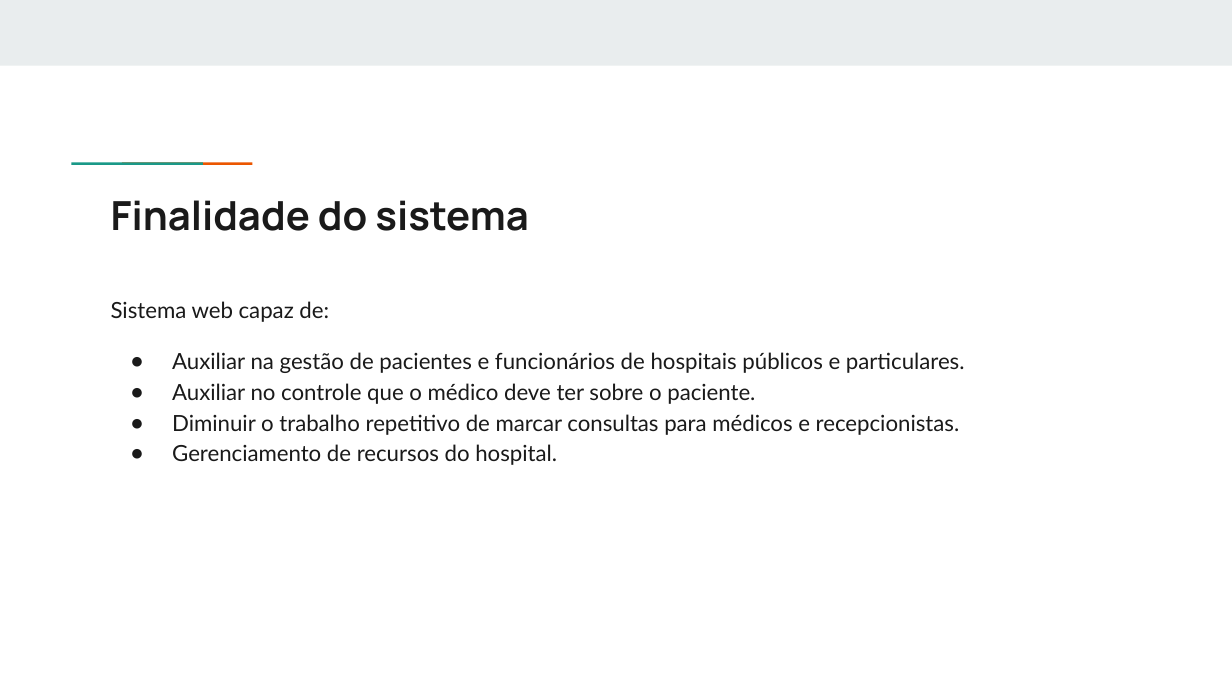
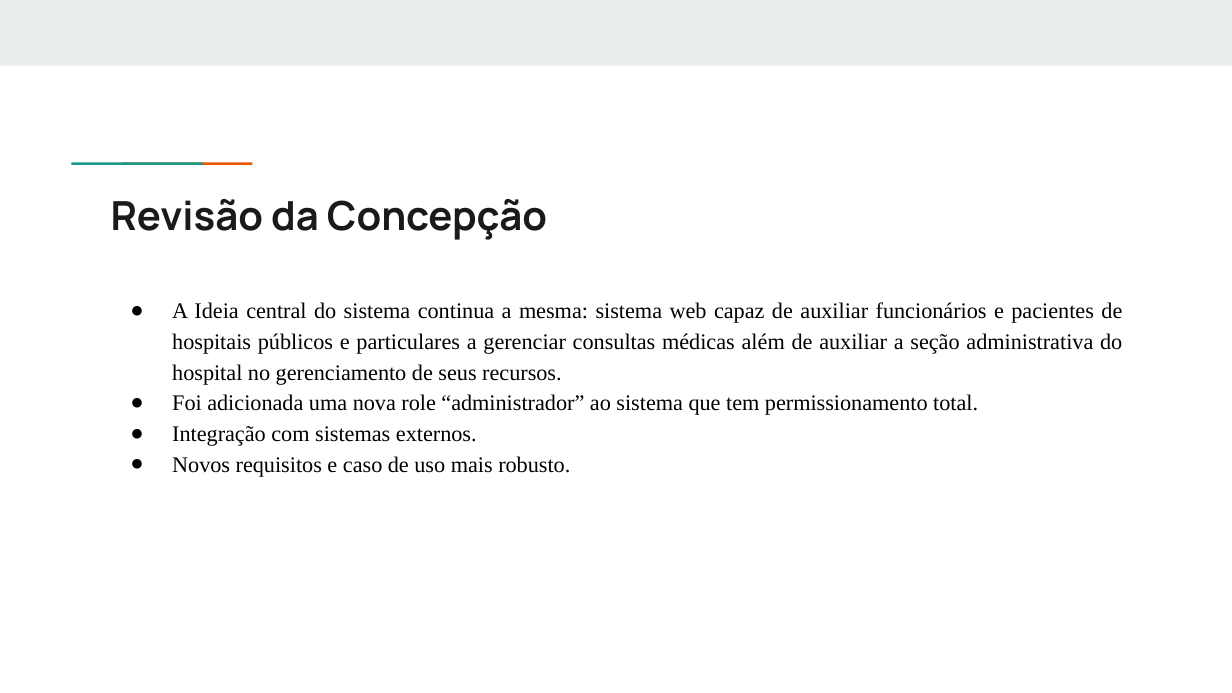
Before and after one commit to MaxCosta0/modelagem-de-software, a slide deck: slide 2 of Apresentacao SGH.pptx. Drawn at 1232x693 pixels with LibreOffice and Linux fonts; fonts in the diff are those of the drawing. Boxes give left, top, right and bottom in pixels: in the first picture for what was removed or moved away, otherwise in the second. Text is boxed around its words. In the diff, an @@ line names an element or a change of style, - is before the commit and + after.

Commit message:
Alterações para segunda apresentação

```diff
--- a/Apresentacao SGH.pptx
+++ b/Apresentacao SGH.pptx
@@ title at box(111, 199, 547, 240): text changed @@
-Finalidade do sistema
+Revisão da Concepção
@@ text at box(172, 302, 1122, 477): text changed; font Lato to Times New Roman; text colour #1A1A1A to #000000 @@
-Sistema web capaz de:
-● Auxiliar na gestão de pacientes e funcionários de hospitais públicos e particulares.
-● Auxiliar no controle que o médico deve ter sobre o paciente.
-● Diminuir o trabalho repetitivo de marcar consultas para médicos e recepcionistas.
-● Gerenciamento de recursos do hospital.
+● A Ideia central do sistema continua a mesma: sistema web capaz de auxiliar funcionários e pacientes de hospitais públicos e particulares a gerenciar consultas médicas além de auxiliar a seção administrativa do hospital no gerenciamento de seus recursos.
+● Foi adicionada uma nova role “administrador” ao sistema que tem permissionamento total.
+● Integração com sistemas externos.
+● Novos requisitos e caso de uso mais robusto.
```
Also in this commit, not shown: 2 other slides changed, 2 slides added, 3 slides removed, 2 other files.
